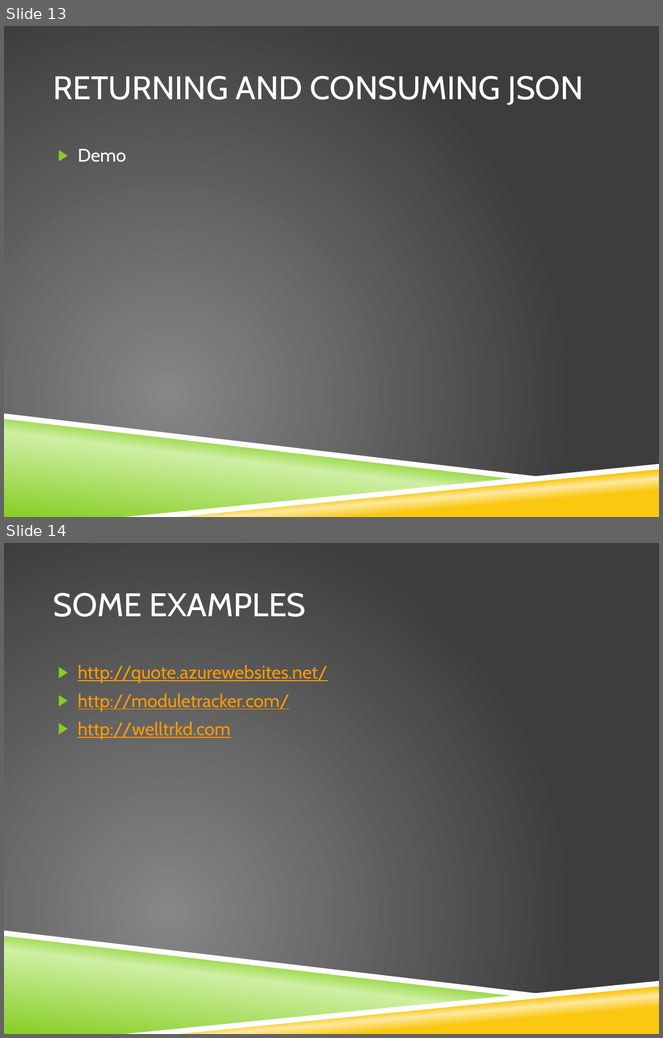
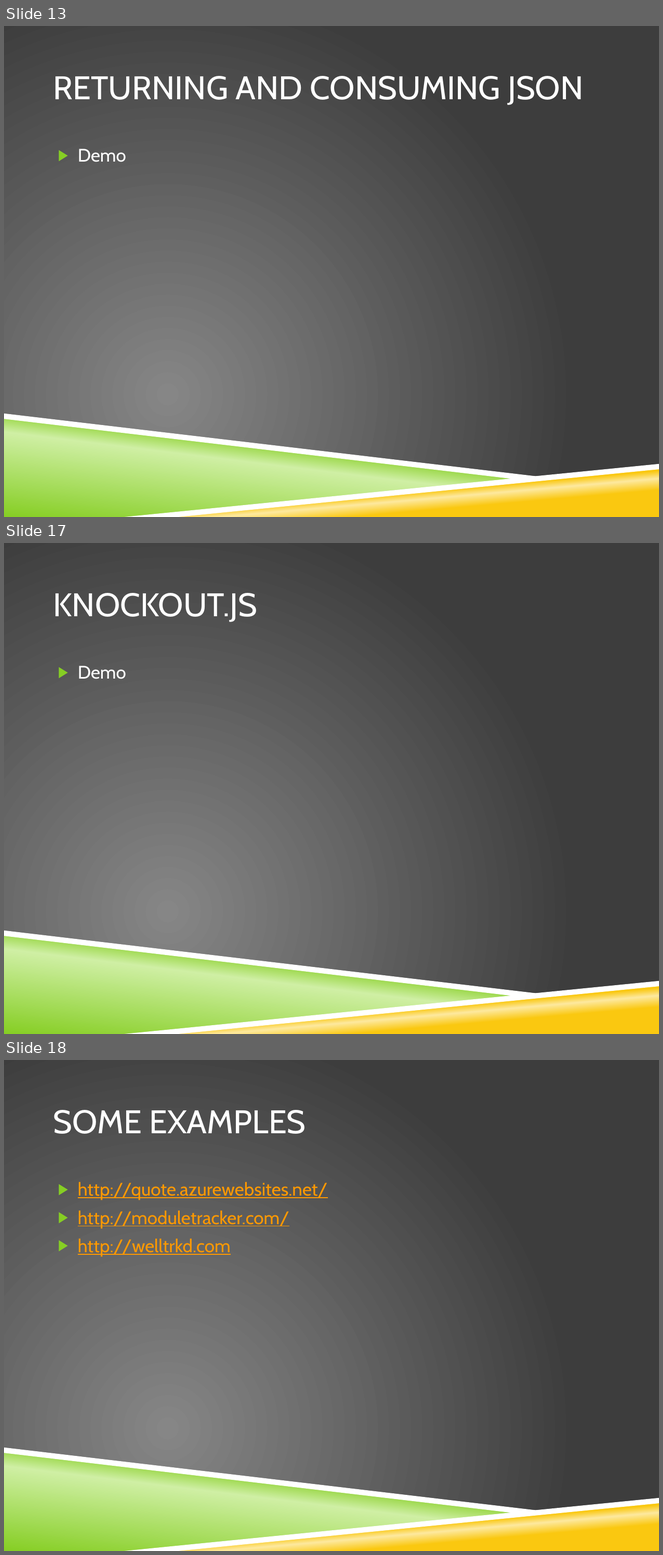
Before and after one commit to stimms/SinglePageApplications, a slide deck: Building Single page applications.pptx. Shown one above the other, each under a label of ours: slides 13 and 14 before the commit, slides 13, 17 and 18 after it; the slides between them are not shown. The pictures are 663x1038 and 663x1555 pixels, drawn with LibreOffice and Linux fonts; fonts in the diff are those of the drawing; background and template pictures are left out. Boxes give left, top, right and bottom in pixels: in the first picture for what was removed or moved away, otherwise in the second. Text is boxed around its words. In the diff, an @@ line names an element or a change of style, - is before the commit and + after.

Commit message:
Adding some fleshing out to the knockout demo

```diff
--- a/Building Single page applications.pptx
+++ b/Building Single page applications.pptx
@@ slide 17 added at (x1=4, y1=543, x2=659, y2=1034), background picture (left out); not listed: 4 template elements that a slide beside it also shows @@
@@ title added at (x1=53, y1=593, x2=257, y2=622), 36 pt, text #FFFFFF @@
+KNOCKOUT.JS
@@ text added at (x1=78, y1=666, x2=126, y2=679), 20 pt, text #FFFFFF @@
+▶ Demo
@@ what was slide 14 is now slide 18 @@
```
Also in this commit, not shown: 1 slide changed, 4 other slides added, 11 other files.
